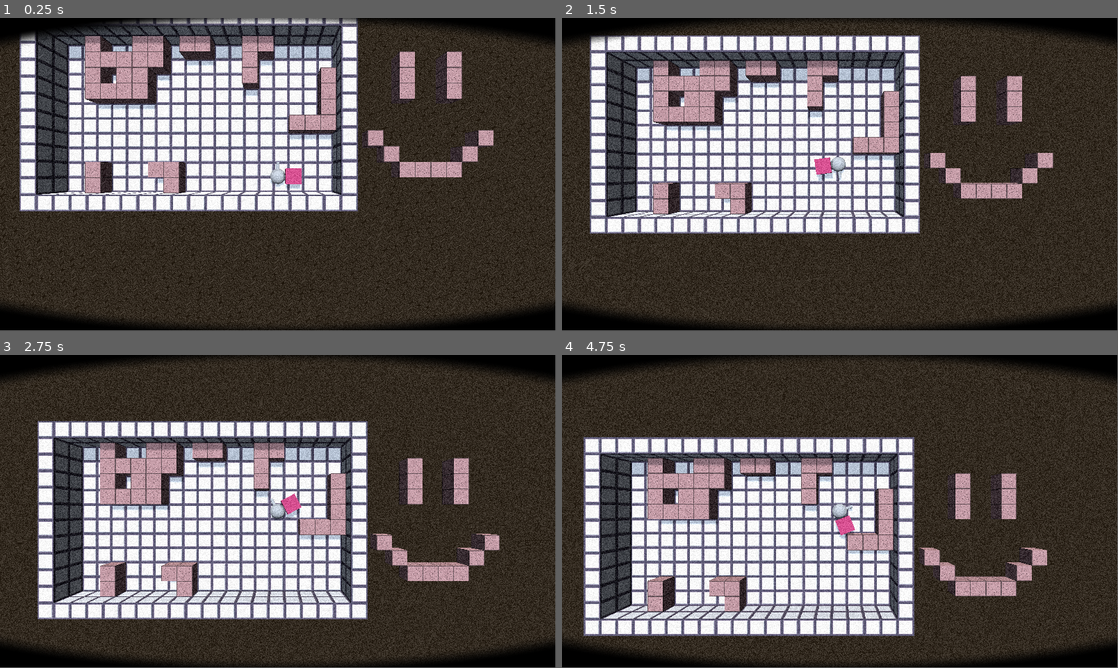
Above: before the commit, frames 1-4 (two rows, left to right).
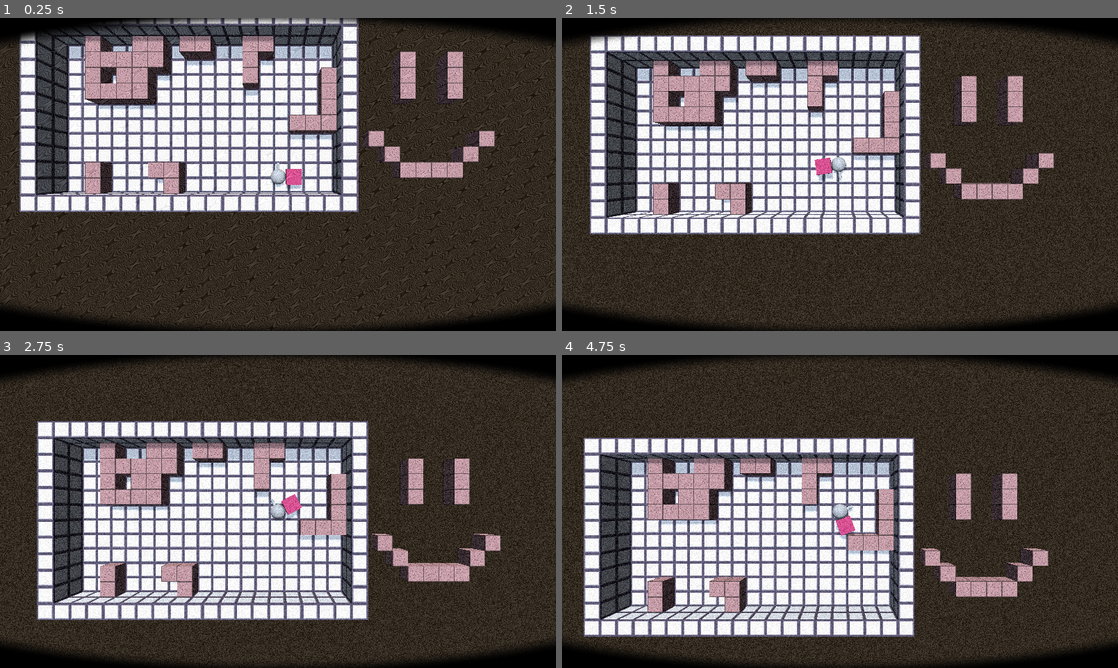
Above: after the commit, the same moments.

Repository: karstenpedersen/robo-blocks
Game: Godot game, scene res://src/scenes/game-scenes/enviroment_test.tscn
Same seed, same stepped clock (60 frames per second), same inputs: the game is played once before the commit and once after it.
Inputs (mouse positions are in pixels of both pictures, inside the frame that each line leads up to):
- Up to frame 1 (0.25 s): no input
- Up to frame 2 (1.5 s): move the mouse to (962, 158) at 0.52 s; hold D (move_right) 0.53-1.28 s; tap V (death) at 0.6 s; move the mouse to (728, 190) at 1.27 s; hold S (move_down) from 1.28 s (still down); tap P (increase_points) at 1.35 s
- Up to frame 3 (2.75 s): move the mouse to (333, 442) at 2.02 s; release S (move_down) at 2.03 s; hold D (move_right) from 2.03 s (still down); hold Shift (sprint) from 2.03 s (still down)
- Up to frame 4 (4.75 s): move the mouse to (812, 574) at 2.77 s; release D (move_right) at 2.78 s; release Shift (sprint) at 2.78 s; hold W (move_up) 2.78-3.53 s; tap V (death) at 2.85 s; move the mouse to (1006, 558) at 3.52 s; hold A (move_left) from 3.53 s (still down); tap P (increase_points) at 3.6 s; move the mouse to (673, 464) at 4.27 s; tap Shift (sprint) at 4.35 s
In our replay, the window is 799x449 before the commit and 800x450 after it. These sizes can differ from the game's own. Grey fills any space a smaller window leaves; there, only what the larger window draws over its background counts as a difference.

The runs differ from the first frame. In frame 1, 26% of the frame differs, in the area x 0-100%, y 0-100%; in frame 2, 26%; in frame 3, 27%; in frame 4, 27%.

Commit message:
Set window to windowed mode

Diff:
--- a/project.godot
+++ b/project.godot
@@ -23,9 +23,8 @@
 
 [display]
 
-window/size/viewport_width=1920
-window/size/viewport_height=1080
-window/size/mode=3
+window/size/viewport_width=1280
+window/size/viewport_height=720
 
 [global_group]
 
